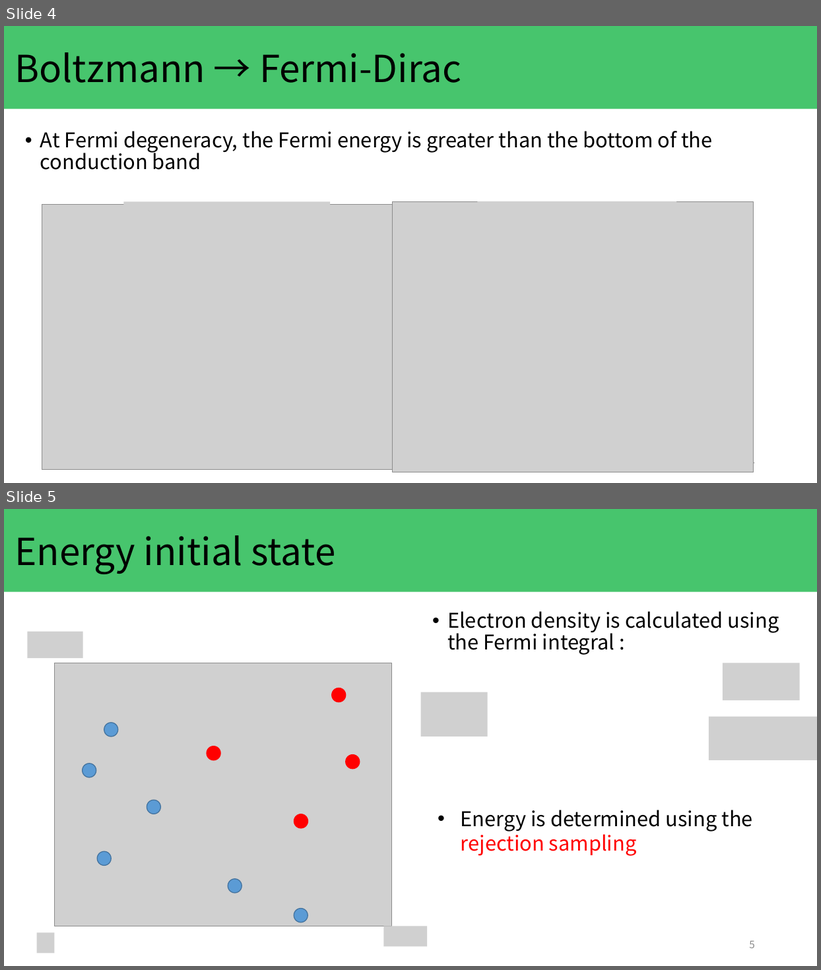
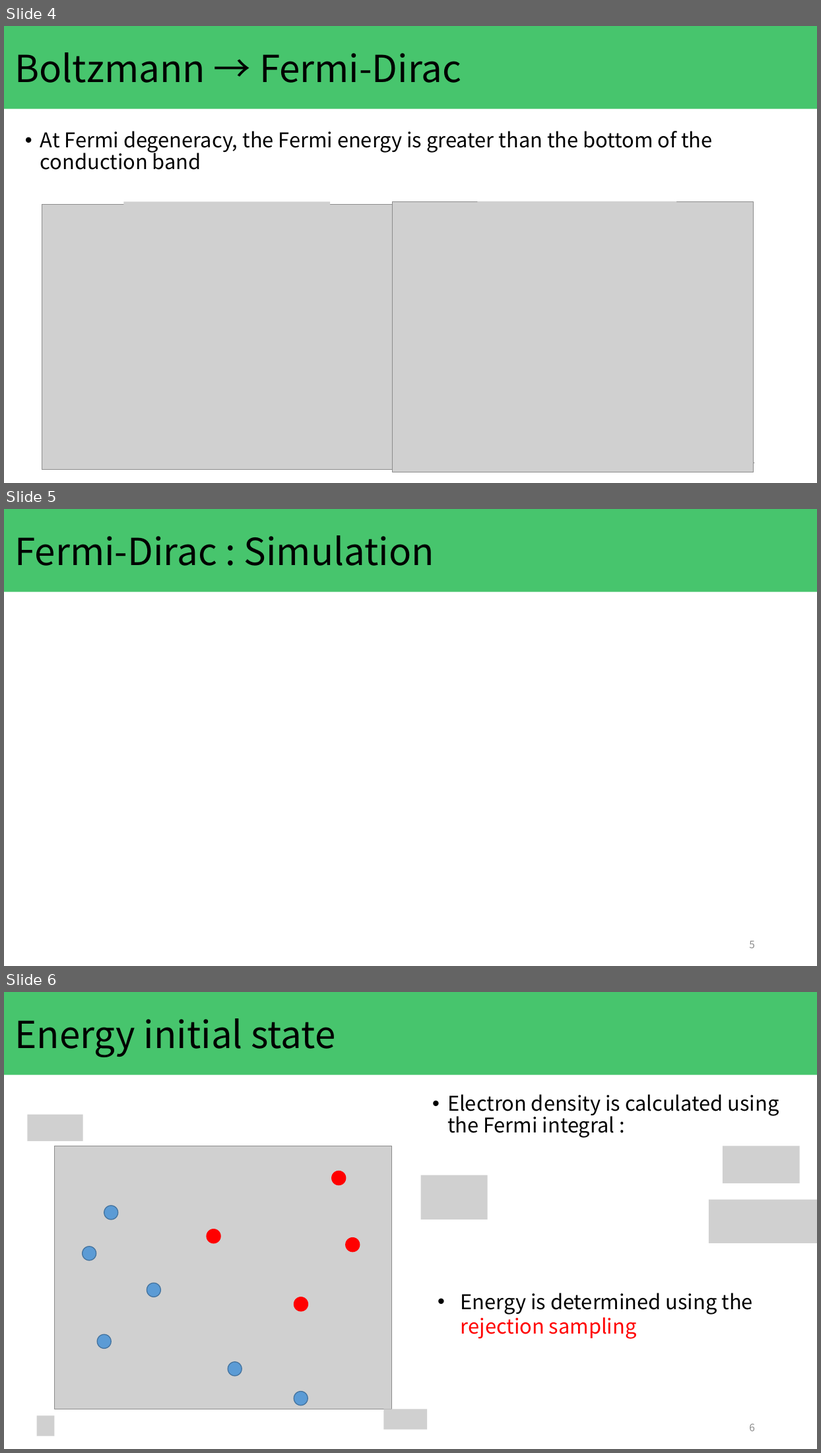
Before and after one commit to KeitoKubo/MonteCarlo-simulation-with-Fermi-degeneracy, a slide deck: presentation/kubo_20231129.pptx. Shown one above the other, each under a label of ours: slides 4 and 5 before the commit, slides 4, 5 and 6 after it. The pictures are 821x970 and 821x1453 pixels, drawn with LibreOffice and Linux fonts; fonts in the diff are those of the drawing; grey boxes stand for pictures. Boxes give left, top, right and bottom in pixels: in the first picture for what was removed or moved away, otherwise in the second. Text is boxed around its words. In the diff, an @@ line names an element or a change of style, - is before the commit and + after.

```diff
--- a/presentation/kubo_20231129.pptx
+++ b/presentation/kubo_20231129.pptx
@@ slide 5 added at [4,509,817,966], background #FFFFFF @@
@@ rectangle added at [4,509,817,592], fill #00B036 at 72% opacity @@
@@ title added at [15,535,434,566], 44 pt, text #000000 @@
+Fermi-Dirac : Simulation
@@ page number added at [749,941,755,949], 12 pt, text #8C8C8C @@
+5
@@ what was slide 5 is now slide 6 @@
@@ page number at [749,1424,755,1432]: text changed @@
-5
+6
```
Also in this commit, not shown: 4 slides changed, 2 other slides added, 1 slide removed.
